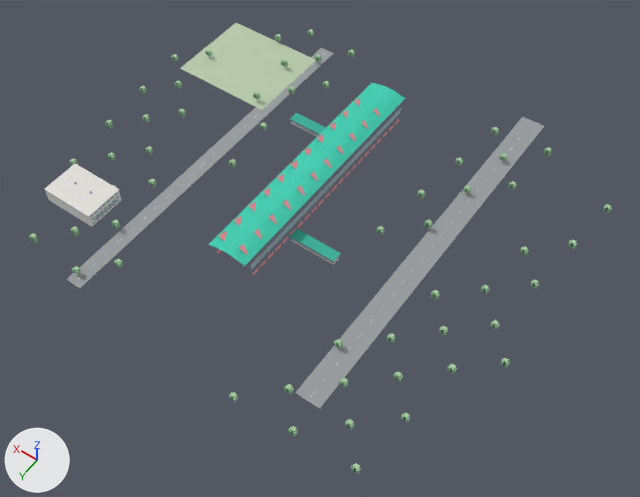
The glTF model assets/photo-stations/9.gltf, before and after one commit.
Both versions are drawn from a camera (50 mm lens) standing at (-215.0, 294.0, 416.0) and looking at (-21.0, 23.0, -9.0). The axes (+X, +Y, +Z) are drawn at lower left. The lights are the same throughout. The older version comes first. Vertices at exactly the same position are counted once.

The first picture shows 'Station 9 photo-informed architecture and surroundings'.
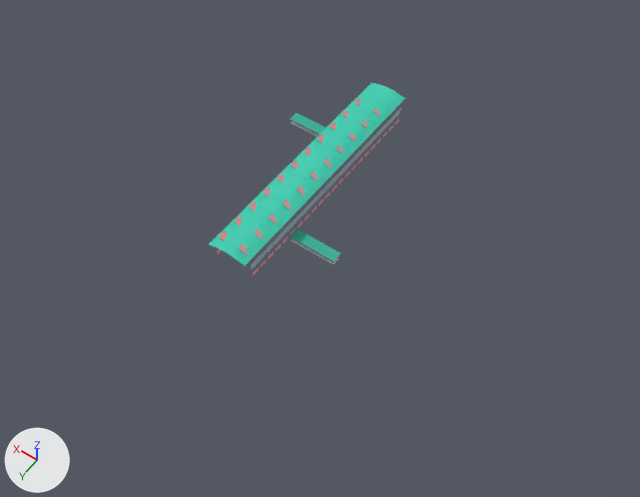
What changed in the scene script:
```text
Change me_mesh_0:
    used by ob_station_9_photo_informed_architecture_and_surroundings; location = (0.0, 0.0, 0.0)
    remove me_mesh_0.from_pydata(...)  # 4136 vertices, 6068 faces; spans x -155.0..157.0, y -142.0..139.0, z 0.0..33.0
    add me_mesh_0.from_pydata(...)  # 1704 vertices, 2420 faces; spans x -44.0..44.0, y -82.0..82.0, z 12.0..33.0
    me_mesh_0 part 1: 304 loose pieces with 2432 vertices, spanning x -155.0..157.0, y -142.0..139.0, z 0.0..11.0, are deleted
    remove me_mesh_0.materials.append(mat_white)  # white #eeefec
    remove me_mesh_0.materials.append(mat_dark)  # grey #8e969a
    remove me_mesh_0.materials.append(mat_asphalt)  # grey #9a9ea0
    remove me_mesh_0.materials.append(mat_line)  # white #f1f0e9
    remove me_mesh_0.materials.append(mat_leaf)  # greyish green #8ab992
    remove me_mesh_0.materials.append(mat_leaf2)  # green #a8cba0
    remove me_mesh_0.materials.append(mat_trunk)  # beige #ae9e8a
    remove me_mesh_0.materials.append(mat_grass)  # light grey #bbccad
    remove me_mesh_0.materials.append(mat_shade)  # grey #b7bcb8
```

Boxes [x1, y1, x2, y2] around the edits, measured in the pictures (640 x 497 px):
'Station 9 photo-informed architecture and surroundings', reshaped (66% narrower, 57% shorter): before [29, 23, 611, 474]; after [208, 83, 405, 275]
part 1 of me_mesh_0, deleted: before [29, 23, 611, 474]
